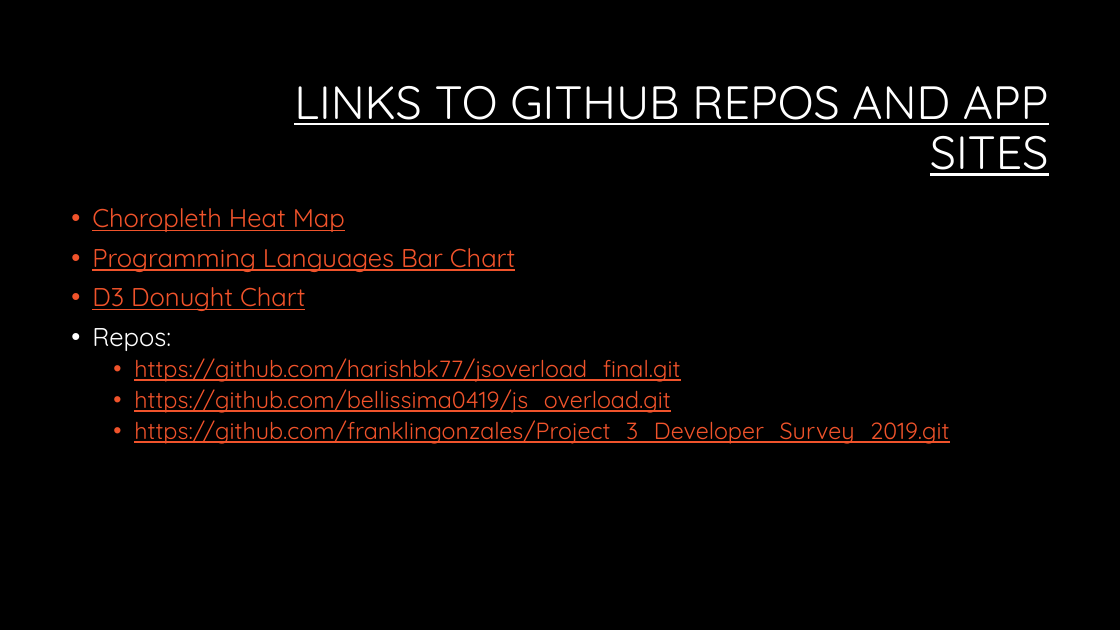
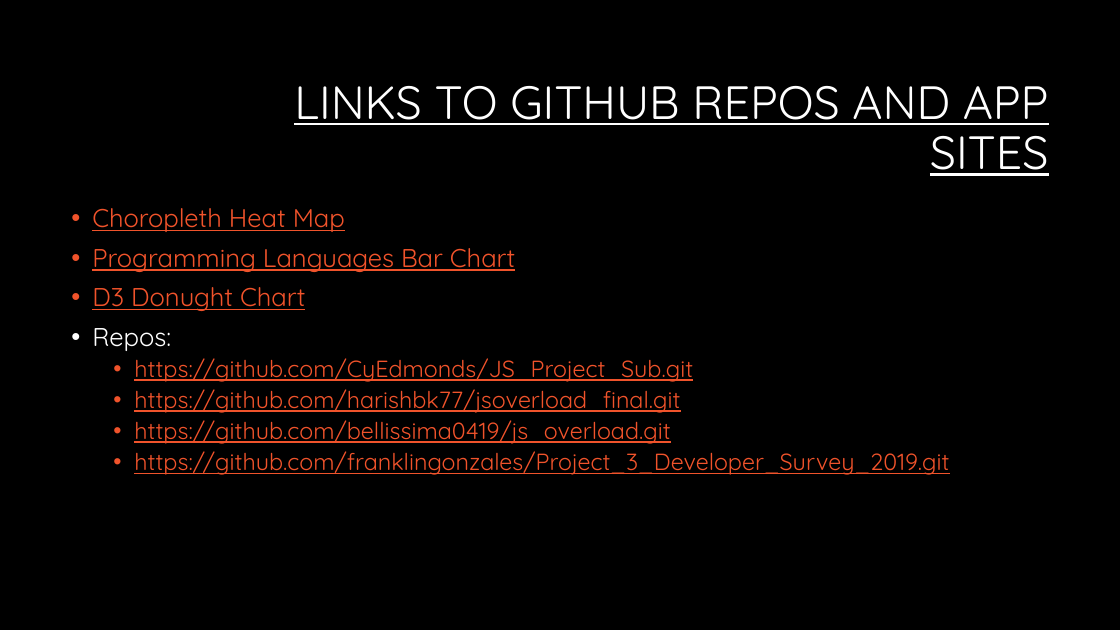
Before and after one commit to CyEdmonds/JS_Project_Sub, a slide deck: slide 12 of JS Overload.pptx. Drawn at 1120x630 pixels with LibreOffice and Linux fonts; fonts in the diff are those of the drawing; background and template pictures are left out. Boxes give left, top, right and bottom in pixels: in the first picture for what was removed or moved away, otherwise in the second. Text is boxed around its words. In the diff, an @@ line names an element or a change of style, - is before the commit and + after.

Commit message:
updating links in PowerPoint

```diff
--- a/JS Overload.pptx
+++ b/JS Overload.pptx
@@ text at [134, 358, 693, 382]: paragraph added @@
+  • https://github.com/CyEdmonds/JS_Project_Sub.git
```
